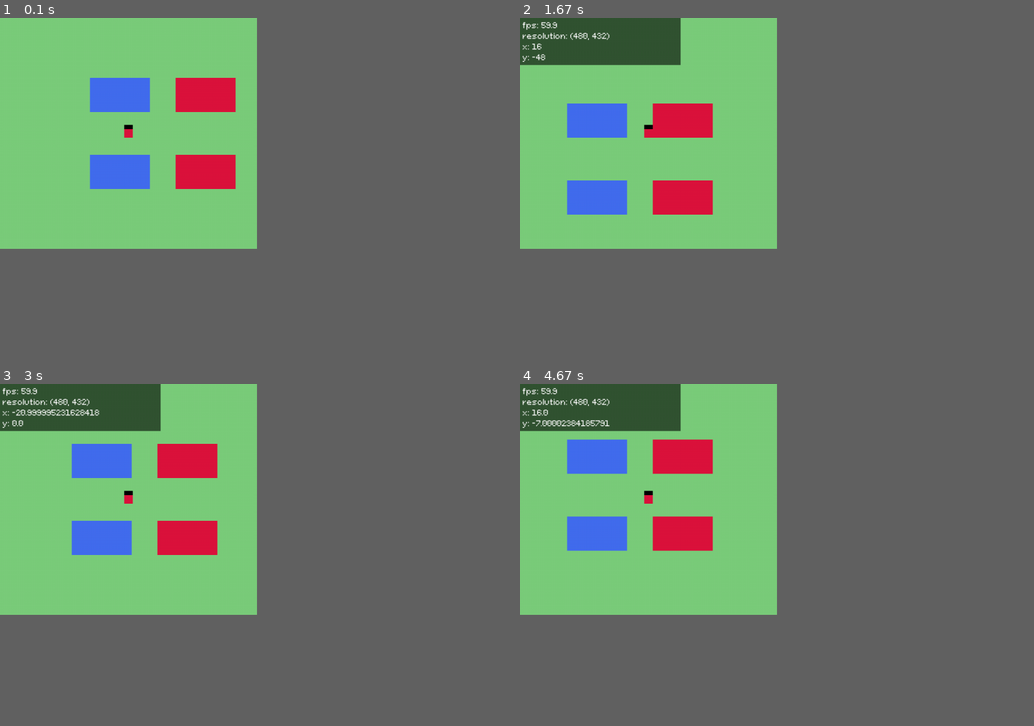
Above: before the commit, frames 1-4 (two rows, left to right).
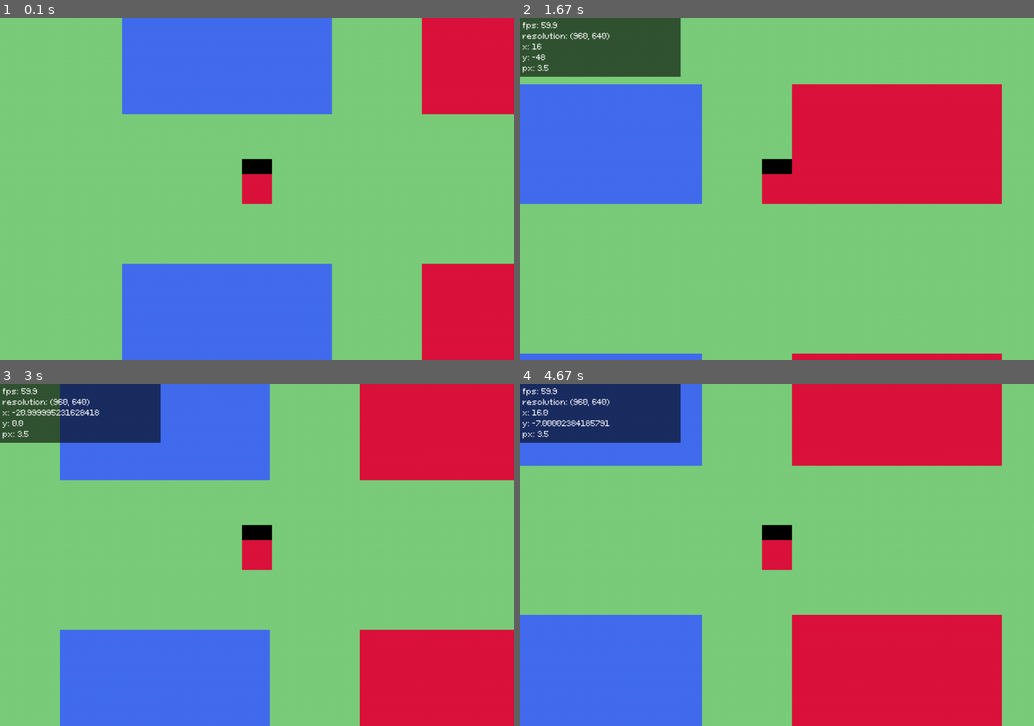
Above: after the commit, the same moments.

Repository: kritserv/rpg-maker-style-top-down-game-template
Game: pygame game, started from main.py
Two runs of this game, one before a commit and one after it. Both use one fixed random seed, a clock stepped at 60 frames per second and the inputs below.
Inputs:
- Up to frame 1 (0.1 s): no input
- Up to frame 2 (1.67 s): tap F3 at 0.33 s; hold Right 0.67-1.13 s; hold Up 1.17-1.47 s
- Up to frame 3 (3 s): hold Left 2-2.53 s; hold Down 2.57-2.87 s; hold Left from 2.9 s (still down)
- Up to frame 4 (4.67 s): release Left at 3.3 s; hold Up 3.33-3.7 s; hold Right 3.73-4.37 s; hold Down from 4.4 s (still down)
In our replay, the window is 450x405 before the commit and 900x600 after it. These sizes can differ from the game's own. Grey fills any space a smaller window leaves; there, only what the larger window draws over its background counts as a difference.

The runs differ from the first frame. In frame 1, 37% of the frame differs, in the area x 17-100%, y 0-100%; in frame 2, 29%; in frame 3, 42%; in frame 4, 46%, in the area x 0-94%, y 0-100%.

Commit message:
edit initial screen resolution to native*6

Diff:
--- a/main.py
+++ b/main.py
@@ -101,7 +101,8 @@
 					curr_fps(),
 					f"resolution: {(curr_width, curr_height)}",
 					f"x: {player.pos[0]}",
-					f"y: {player.pos[1]}"
+					f"y: {player.pos[1]}",
+					f"px: {pixel_size}"
 				]
 				debug_timer.restart()
 			print_debug(debug_list)
--- a/variable/settings.py
+++ b/variable/settings.py
@@ -14,8 +14,10 @@
 	get_fps = str(clock.get_fps() // 0.1 / 10)
 	return f"fps: {get_fps}"
 
-default_screen_width = 480
-default_screen_height = 432
+native_screen_multiplier = 4
+
+default_screen_width = 240 * native_screen_multiplier
+default_screen_height = 160 * native_screen_multiplier
 
 default_screen_size = (default_screen_width, default_screen_height)
 
@@ -55,6 +57,7 @@
 def update_size(new_size):
 	curr_width, curr_height = new_size[0], new_size[1]
 	pixel_size = curr_width/default_screen_width
+	pixel_size *= native_screen_multiplier
 	pixel_size = round_pixel(pixel_size)
 	pixel_size = limit_pixel(pixel_size)
 	return curr_width, curr_height, pixel_size
